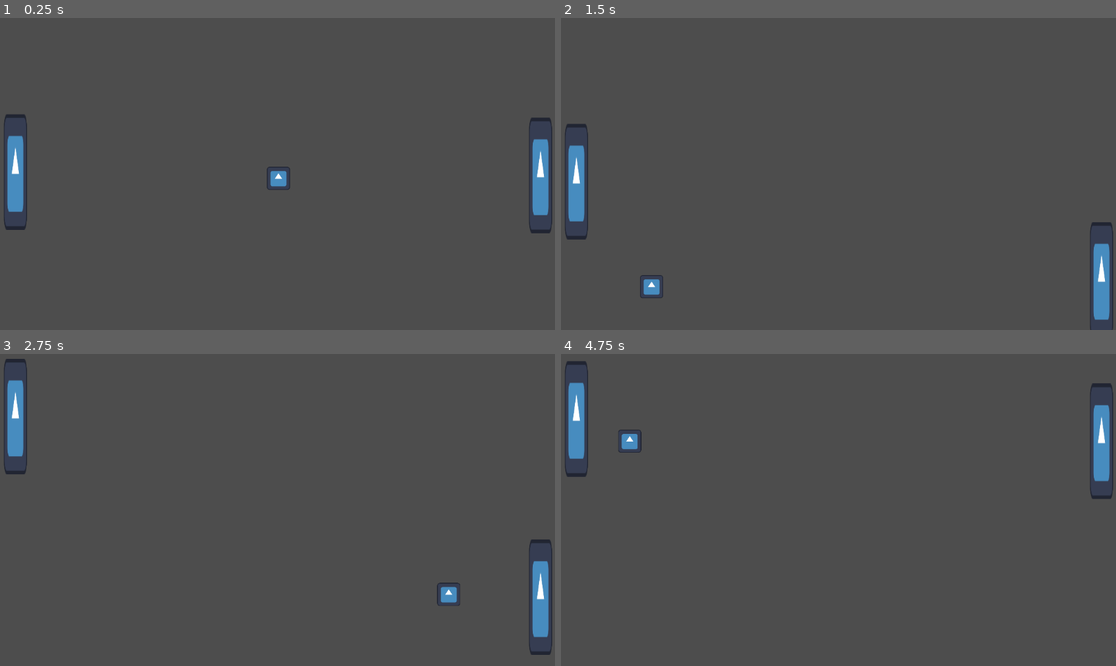
Above: before the commit, frames 1-4 (two rows, left to right).
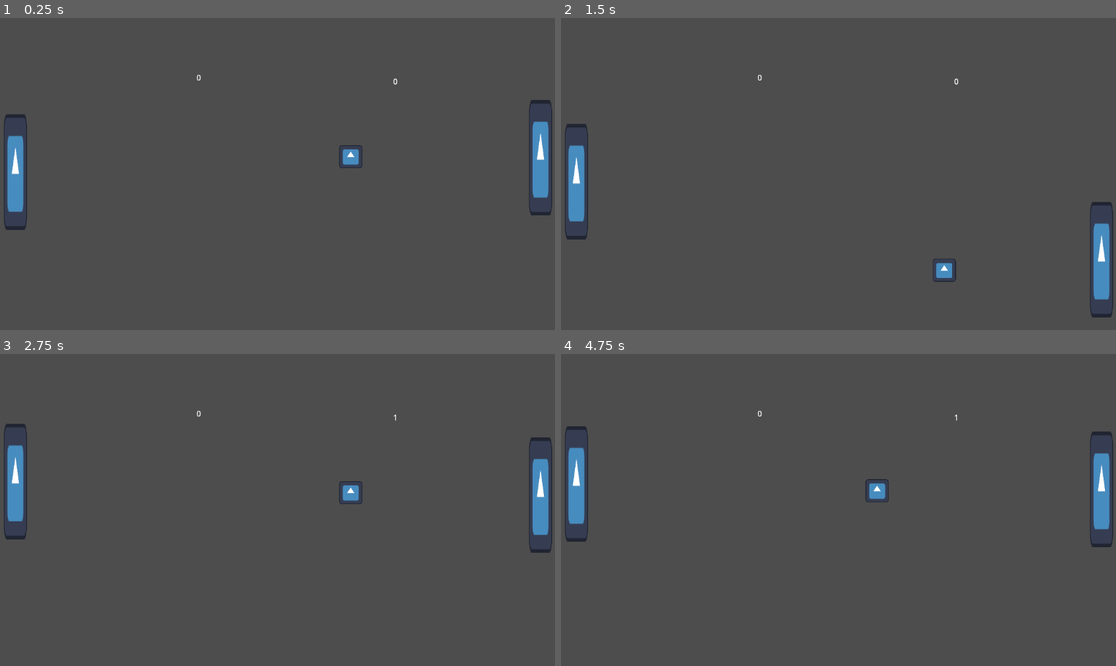
Above: after the commit, the same moments.

Repository: GDYUClub/godot-pong-workshop
Game: Godot game, scene res://src/UI/gameScene/game_scene.tscn
Same seed, same stepped clock (60 frames per second), same inputs: the game is played once before the commit and once after it. The engine's default icon, where the game draws it, is replaced by a stand-in: a white triangle on a blue panel in a dark square.
Inputs:
- Up to frame 1 (0.25 s): no input
- Up to frame 2 (1.5 s): hold Up (upArrow) 0.53-1.28 s; hold Space (start, bound only after the commit) 0.53-1.28 s; hold Down (downArrow) from 1.28 s (still down); tap S (sKey) at 1.35 s
- Up to frame 3 (2.75 s): tap Space (start, bound only after the commit) at 1.55, 2.3 s; release Down (downArrow) at 2.03 s; hold Up (upArrow) from 2.03 s (still down); hold W (wKey) from 2.03 s (still down)
- Up to frame 4 (4.75 s): release W (wKey) at 2.78 s; tap Space (start, bound only after the commit) at 2.85, 4.55 s; release Up (upArrow) at 3.53 s; hold Space (start, bound only after the commit) 3.53-4.28 s; hold Down (downArrow) from 3.53 s (still down); tap S (sKey) at 4.35 s

The runs differ from the first frame. In frame 1, 1.1% of the frame differs, in the area x 35-100%, y 18-70%; in frame 2, 1.1%; in frame 3, 3.8%, in the area x 0-100%, y 1-97%; in frame 4, 3.2%.

Commit message:
basic game done, just need to make it look pretty

Diff:
--- /dev/null
+++ b/Control.gd
@@ -0,0 +1,9 @@
+extends Control
+
+@export var isLeftLabel := false
+
+func _ready() -> void:
+	if isLeftLabel:
+		$Label.text = str(GlobalScores.leftScore)
+	else:
+		$Label.text = str(GlobalScores.rightScore)
--- a/project.godot
+++ b/project.godot
@@ -14,6 +14,10 @@
 run/main_scene="res://src/UI/gameScene/game_scene.tscn"
 config/features=PackedStringArray("4.1", "Forward Plus")
 config/icon="res://icon.svg"
+
+[autoload]
+
+GlobalScores="*res://src/globals/GlobalScores.gd"
 
 [input]
 
@@ -37,3 +41,8 @@
 "events": [Object(InputEventKey,"resource_local_to_scene":false,"resource_name":"","device":-1,"window_id":0,"alt_press …(182 unchanged characters)…
 ]
 }
+start={
+"deadzone": 0.5,
+"events": [Object(InputEventKey,"resource_local_to_scene":false,"resource_name":"","device":-1,"window_id":0,"alt_pressed":false,"shift_pressed":false,"ctrl_pressed":false,"meta_pressed":false,"pressed":false,"keycode":0,"physical_keycode":32,"key_label":0,"unicode":32,"echo":false,"script":null)
+]
+}
--- a/src/UI/gameScene/game_scene.tscn
+++ b/src/UI/gameScene/game_scene.tscn
@@ -1,8 +1,10 @@
-[gd_scene load_steps=4 format=3 uid="uid://dg6g10km007qt"]
+[gd_scene load_steps=6 format=3 uid="uid://dg6g10km007qt"]
 
 [ext_resource type="PackedScene" uid="uid://dxr3ymtt8h808" path="res://src/paddles/paddle.tscn" id="1_fkx51"]
 [ext_resource type="PackedScene" uid="uid://bouwwsntx8iu0" path="res://src/ball/ball.tscn" id="2_0ct1f"]
 [ext_resource type="PackedScene" uid="uid://daxoa812wai4p" path="res://src/block/block.tscn" id="3_6ibb6"]
+[ext_resource type="PackedScene" uid="uid://bw6re3h5q0opl" path="res://src/block/score_detectors.tscn" id="4_klaa6"]
+[ext_resource type="PackedScene" uid="uid://87wk741ann82" path="res://src/UI/labels/label_block.tscn" id="5_oham3"]
 
 [node name="GameScene" type="Node2D"]
 
@@ -17,16 +19,30 @@
 [node name="ball" parent="." instance=ExtResource("2_0ct1f")]
 position = Vector2(728, 288)
 
-[node name="block" parent="." instance=ExtResource("3_6ibb6")]
-position = Vector2(576, -40)
+[node name="objs" type="Node2D" parent="."]
 
-[node name="block2" parent="." instance=ExtResource("3_6ibb6")]
-position = Vector2(576, 688)
+[node name="block" parent="objs" instance=ExtResource("3_6ibb6")]
+position = Vector2(576, -32)
 
-[node name="block3" parent="." instance=ExtResource("3_6ibb6")]
-position = Vector2(-40, 352)
-rotation = 1.57079
+[node name="block2" parent="objs" instance=ExtResource("3_6ibb6")]
+position = Vector2(576, 672)
 
-[node name="block4" parent="." instance=ExtResource("3_6ibb6")]
-position = Vector2(1200, 352)
-rotation = 1.57079
+[node name="scoreDetectors" parent="objs" instance=ExtResource("4_klaa6")]
+position = Vector2(-16, 320)
+isLeft = true
+
+[node name="scoreDetectors2" parent="objs" instance=ExtResource("4_klaa6")]
+position = Vector2(1168, 320)
+
+[node name="labelBlock" parent="objs" instance=ExtResource("5_oham3")]
+offset_left = 408.0
+offset_top = 112.0
+offset_right = 408.0
+offset_bottom = 112.0
+isLeftLabel = true
+
+[node name="labelBlock2" parent="objs" instance=ExtResource("5_oham3")]
+offset_left = 816.0
+offset_top = 120.0
+offset_right = 816.0
+offset_bottom = 120.0
--- /dev/null
+++ b/src/UI/labels/label_block.tscn
@@ -0,0 +1,17 @@
+[gd_scene load_steps=2 format=3 uid="uid://87wk741ann82"]
+
+[ext_resource type="Script" path="res://Control.gd" id="1_m87sw"]
+
+[node name="labelBlock" type="Control"]
+layout_mode = 3
+anchors_preset = 15
+anchor_right = 1.0
+anchor_bottom = 1.0
+grow_horizontal = 2
+grow_vertical = 2
+script = ExtResource("1_m87sw")
+
+[node name="Label" type="Label" parent="."]
+layout_mode = 0
+offset_right = 40.0
+offset_bottom = 23.0
--- a/src/ball/ball.gd
+++ b/src/ball/ball.gd
@@ -1,6 +1,8 @@
 extends CharacterBody2D
 
-var motion := Vector2(-10,3)
+var isStarted := false
+var motion := Vector2.ZERO
+var bounceCount := 0
 
 func _physics_process(delta: float) -> void:
 	var col := move_and_collide(motion)
@@ -14,8 +16,18 @@
 # Varied bounces
 	if col:
 		if col.get_collider().is_in_group("paddle"):
-			var diff :float=  (global_position.y - col.get_collider().global_position.y)/360.0
+			bounceCount += 10
+			var diff :float=  (global_position.y - col.get_collider().global_position.y)/ (360.0 - min(bounceCount, 100))
 			var paddleNormal : Vector2 = col.get_normal().rotated( diff )
-			motion = motion.bounce( paddleNormal )
+			motion = motion.bounce( paddleNormal )* 1.2
 		else:
 			motion = motion.bounce( col.get_normal() )
+
+func _input(event: InputEvent) -> void:
+	if event.is_action_pressed("start") and not isStarted:
+		isStarted = true
+		#randomize starting direction
+		if randf() < 0.5:
+			motion = Vector2(-10, randf_range(-5,5))
+		else:
+			motion = Vector2(10, randf_range(-5,5))
--- /dev/null
+++ b/src/block/score_detectors.gd
@@ -0,0 +1,15 @@
+extends Area2D
+
+@export var isLeft := false
+
+func _ready() -> void:
+	self.body_entered.connect(smthEntered)
+
+
+func smthEntered( body:Node2D ) -> void:
+	if body.is_in_group("ball"):
+		if isLeft:
+			GlobalScores.rightScore += 1
+		else:
+			GlobalScores.leftScore += 1
+		get_tree().reload_current_scene()
--- /dev/null
+++ b/src/block/score_detectors.tscn
@@ -0,0 +1,12 @@
+[gd_scene load_steps=3 format=3 uid="uid://bw6re3h5q0opl"]
+
+[ext_resource type="Script" path="res://src/block/score_detectors.gd" id="1_670h7"]
+
+[sub_resource type="RectangleShape2D" id="RectangleShape2D_d1pnn"]
+size = Vector2(32, 720)
+
+[node name="scoreDetectors" type="Area2D"]
+script = ExtResource("1_670h7")
+
+[node name="CollisionShape2D" type="CollisionShape2D" parent="."]
+shape = SubResource("RectangleShape2D_d1pnn")
--- /dev/null
+++ b/src/globals/GlobalScores.gd
@@ -0,0 +1,4 @@
+extends Node
+
+var leftScore := 0
+var rightScore := 0
--- a/src/paddles/paddle.gd
+++ b/src/paddles/paddle.gd
@@ -19,7 +19,7 @@
 			r =  Input.get_action_strength("downArrow") - Input.get_action_strength("upArrow")
 	else:
 		var ball : CharacterBody2D = get_tree().get_first_node_in_group("ball")
-		r = (ball.global_position.y - global_position.y) / 10.0
+		r = (ball.global_position.y - global_position.y) / 30.0
 	return r
 
 func _physics_process(delta: float) -> void:
